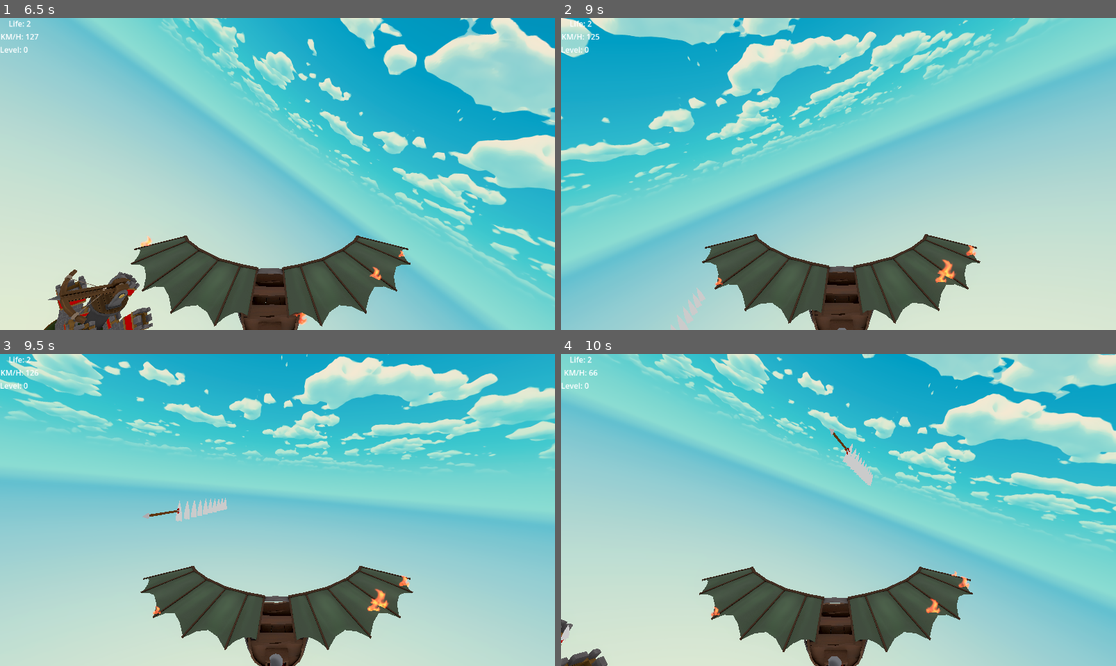
Above: before the commit, frames 1-4 (two rows, left to right).
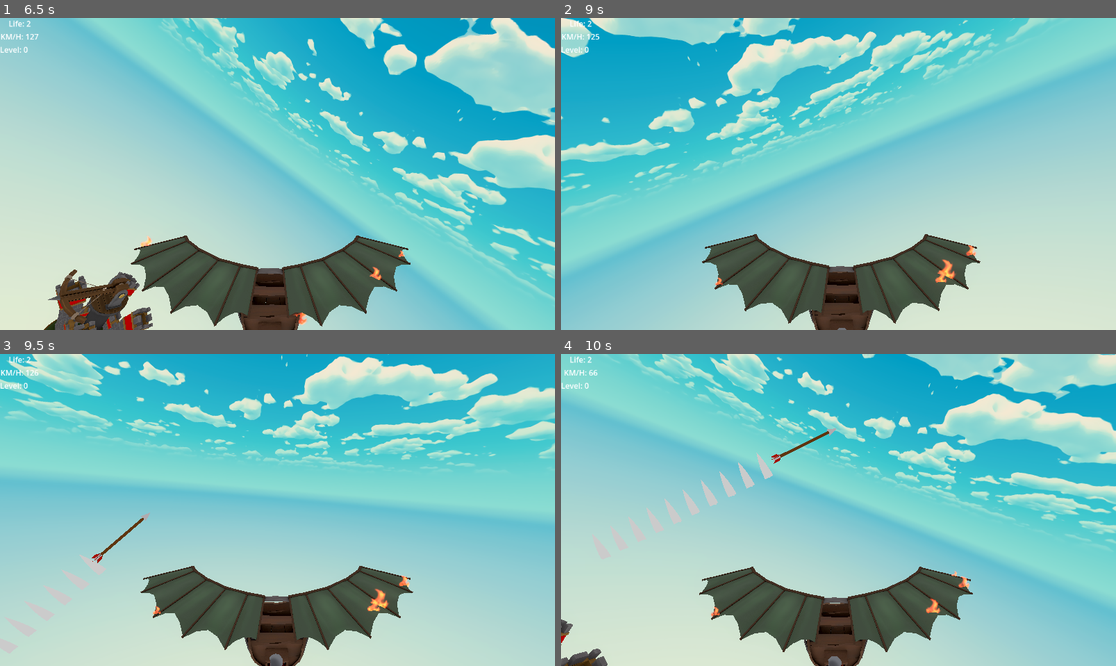
Above: after the commit, the same moments.

Repository: SimDubz/godot_gamejam_01
Game: Godot game, scene res://scenes/main_menu.tscn
The game is run twice, just before and just after one commit, with the same random seed, the same clock (stepped at 60 frames per second) and the same inputs.
Inputs (mouse positions are in pixels of both pictures, inside the frame that each line leads up to):
- Up to frame 1 (6.5 s): click "Play" at 0.5 s; tap Enter (ui_accept) at 1.25, 1.52, 2.27, 3.77, 4.52, 5.27 s; move the mouse to (305, 174) at 1.27 s; hold E (rotate_right) 1.28-2.03 s; move the mouse to (249, 174) at 2.02 s; hold Q (rotate_left) 2.03-2.78 s; move the mouse to (288, 167) at 2.77 s; hold E (rotate_right) 2.78-4.28 s; move the mouse to (271, 180) at 3.52 s; move the mouse to (316, 177) at 4.27 s; hold Q (rotate_left) from 4.28 s (still down); move the mouse to (233, 170) at 5.02 s; move the mouse to (283, 174) at 5.77 s
- Up to frame 2 (9 s): move the mouse to (816, 167) at 6.52 s; release Q (rotate_left) at 6.53 s; hold E (rotate_right) 6.53-8.78 s; tap Enter (ui_accept) at 6.77, 7.52, 8.27 s; move the mouse to (866, 174) at 7.27 s; move the mouse to (810, 174) at 8.02 s; move the mouse to (849, 167) at 8.77 s; hold Q (rotate_left) from 8.78 s (still down)
- Up to frame 3 (9.5 s): keep holding Q (rotate_left)
- Up to frame 4 (10 s): keep holding Q (rotate_left); move the mouse to (832, 516) at 9.52 s; tap Enter (ui_accept) at 9.77 s

Frame 1 is identical in both runs. In frame 2, 0.2% of the frame differs, in the area x 19-27%, y 86-100%; in frame 3, 0.7%; in frame 4, 1.2%, in the area x 0-57%, y 23-92%.

Commit message:
Fixed rotation

Diff:
--- a/scripts/projectile.gd
+++ b/scripts/projectile.gd
@@ -23,17 +23,21 @@
 ### UTILS FUNCTIONS ###
 
 func set_properties(new_direction: Vector3, projectile_type: GameData.WEAPON) -> void:
-	direction = new_direction
+	direction = new_direction.normalized()
 
+	var projectile_instance
 	if projectile_type == GameData.WEAPON.CANON:
-		var projectile_canon = projectil_canon_scene.instantiate()
-		anchor.add_child(projectile_canon)
-		collision_shape_3d.scale = projectile_canon.scale
+		projectile_instance = projectil_canon_scene.instantiate()
+	elif projectile_type == GameData.WEAPON.ARROW:
+		projectile_instance = projectil_arrow_scene.instantiate()
 
-	if projectile_type == GameData.WEAPON.ARROW:
-		var projectile_arrow = projectil_arrow_scene.instantiate()
-		anchor.add_child(projectile_arrow)
-		collision_shape_3d.scale = projectile_arrow.scale
+	if projectile_instance:
+		anchor.add_child(projectile_instance)
+		collision_shape_3d.scale = projectile_instance.scale
+		var target_look_at = projectile_instance.global_transform.origin - direction
+		projectile_instance.look_at(target_look_at, Vector3.UP)
+
+		# If additional setup is needed, do it here
 
 func _on_timer_timeout() -> void:
 	queue_free()
